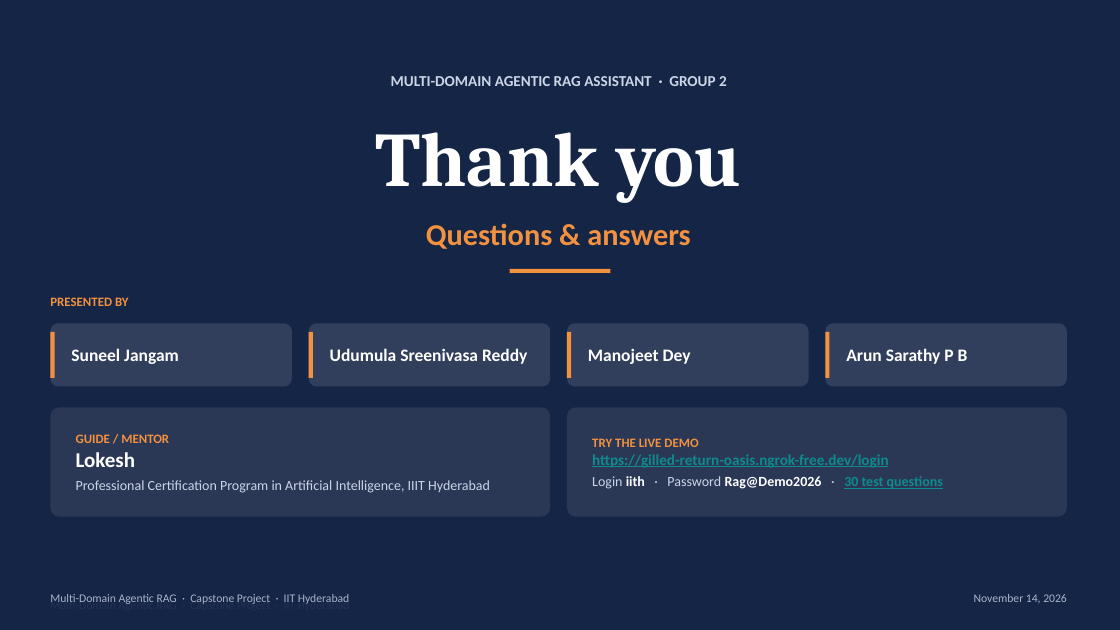
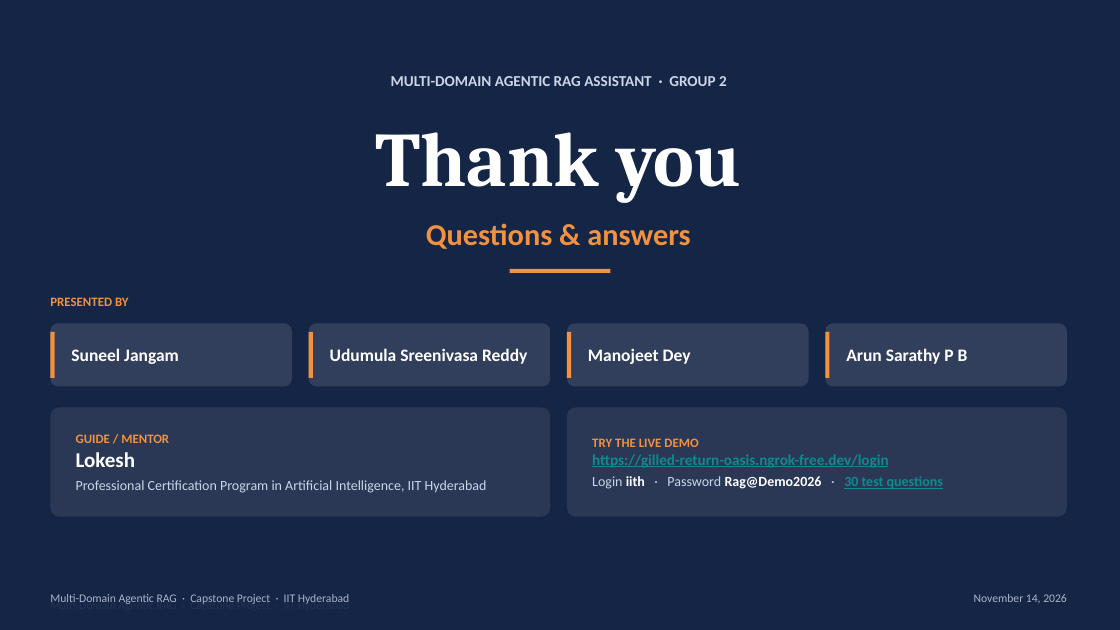
Before and after one commit to suneel130588-art/IITH_MultiDomain_RAG_Agents_Project_Group_2, a slide deck: slide 22 of docs/MultiDomain_RAG_Agents_Project_Presentation.pptx. Drawn at 1120x630 pixels with LibreOffice and Linux fonts; fonts in the diff are those of the drawing; background and template pictures are left out; a plain dark background stands for a picture behind light text. Boxes give left, top, right and bottom in pixels: in the first picture for what was removed or moved away, otherwise in the second. Text is boxed around its words. In the diff, an @@ line names an element or a change of style, - is before the commit and + after.

Commit message:
Use IIT Hyderabad (not IIIT) on the presentation slides 1 and 22 and the report cover

```diff
--- a/docs/MultiDomain_RAG_Agents_Project_Presentation.pptx
+++ b/docs/MultiDomain_RAG_Agents_Project_Presentation.pptx
@@ text at (x1=76, y1=480, x2=487, y2=493): text changed @@
-Professional Certification Program in Artificial Intelligence, IIIT Hyderabad
+Professional Certification Program in Artificial Intelligence, IIT Hyderabad
```
Also in this commit, not shown: 1 other slide changed, 1 other file.
